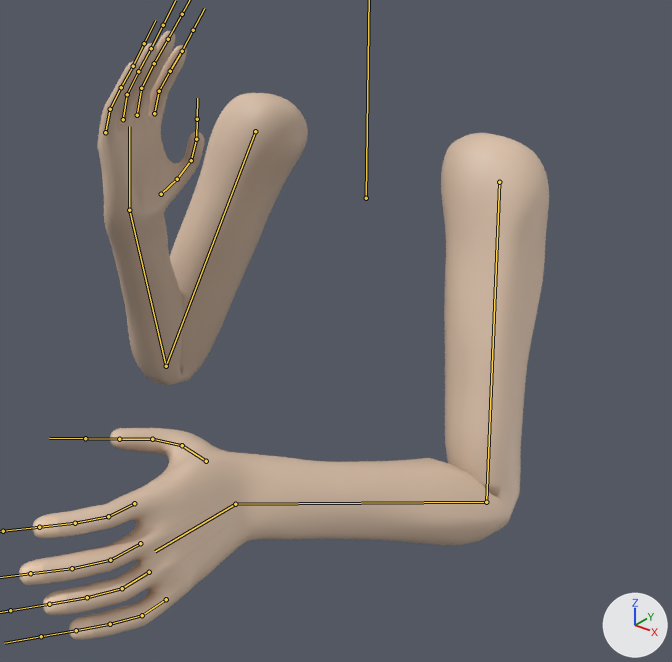
Before and after pictures for a commit that changed the FBX model Progetto_SVG/Assets/Assets/Models/PlayerArms.fbx.
One viewpoint serves both versions: a 50 mm lens placed at (1.291, -1.73, 0.69), pointed at (0.217, -0.387, -0.143). Lighting does not change. The marker at lower right points along +X, +Y and +Z. Both versions are drawn at frame 3 of the action 'Armature|Run'; the numbers are the values there. The bones that bend it are drawn over the model as lines.
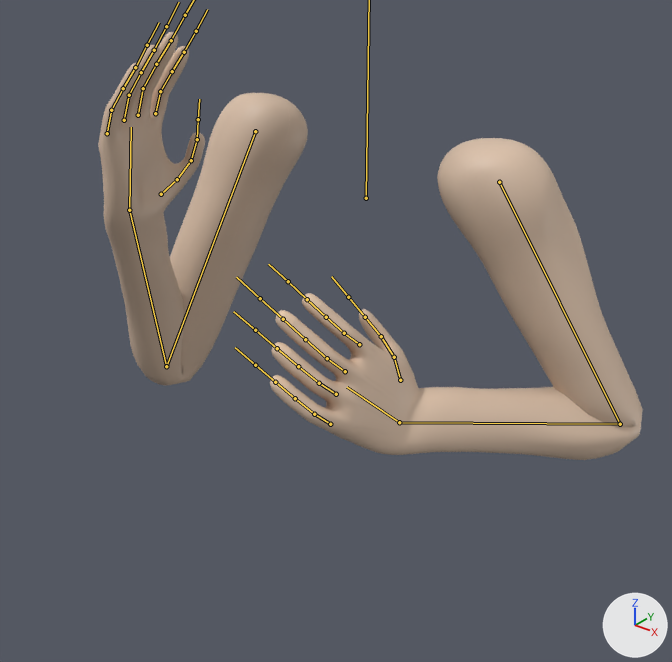
Where the change shows, as pixel boxes (x1, y1, x2, y2) in the pictures (672 x 662 px):
'Plane', posed (30% shorter)
    before: (19, 31, 549, 640)
    after: (98, 32, 643, 460)
bone 'Bicep.L', root to tip
    before: (499, 182) to (486, 502)
    after: (499, 182) to (620, 424)
bone 'Arm.L', root to tip
    before: (486, 502) to (235, 504)
    after: (620, 424) to (399, 422)
bone 'Hand.L', root to tip
    before: (235, 504) to (155, 551)
    after: (399, 422) to (347, 387)
bone 'Hand.R', root to tip
    before: (129, 210) to (129, 126)
    after: (129, 210) to (131, 127)

The edits, one by one:
Bone 'Bicep.L' (bone_bicep_l) turns from (24, -1, -76) to (-17, 4, -69) degrees about its own x, y and z.
Bone 'Arm.L' (bone_arm_l) turns from (93, 14, 8) to (132, 14, 12) degrees about its own x, y and z.
Bone 'Hand.L' (bone_hand_l) turns from (-23, -1, 16) to (23, -9, 21) degrees about its own x, y and z.
Bone 'Hand.R' (bone_hand_r) turns from (24, 12, -7) to (24, 12, -5) degrees about its own x, y and z.
